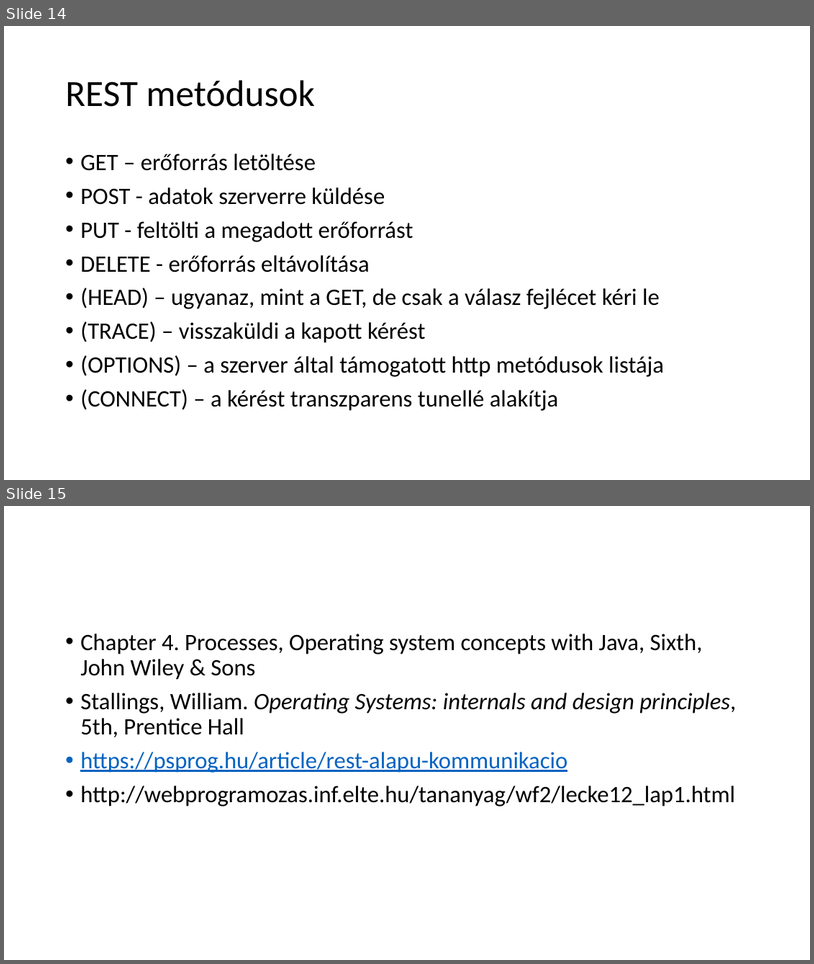
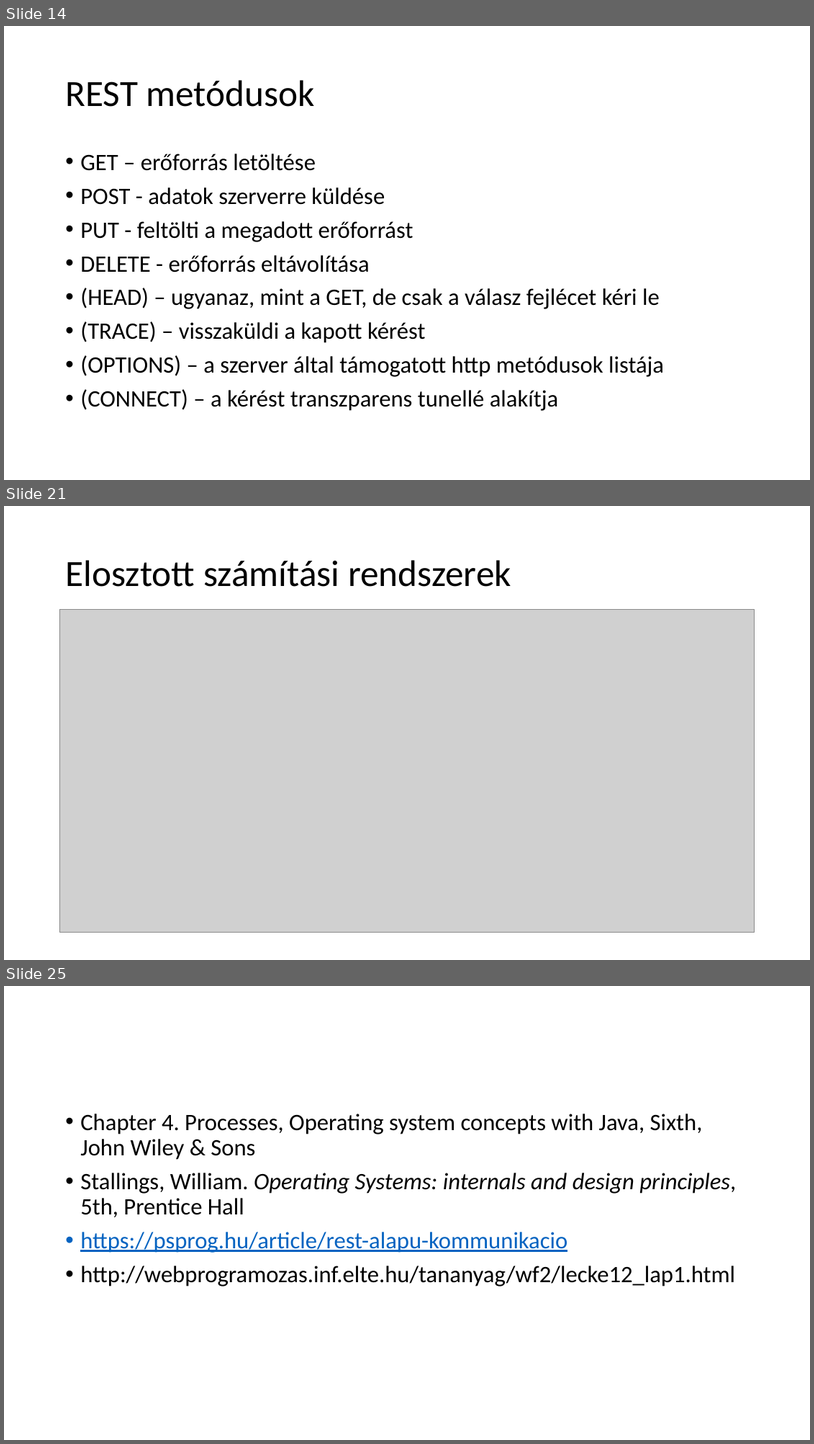
Before and after one commit to krsjakb/osztott-rendszerek-parhuzamos-programozas, a slide deck: Osztott rendszerek, párhuzamos programozás.pptx. Shown one above the other, each under a label of ours: slides 14 and 15 before the commit, slides 14, 21 and 25 after it; the slides between them are not shown. The pictures are 814x964 and 814x1444 pixels, drawn with LibreOffice and Linux fonts; fonts in the diff are those of the drawing; grey boxes stand for pictures. Boxes give left, top, right and bottom in pixels: in the first picture for what was removed or moved away, otherwise in the second. Text is boxed around its words. In the diff, an @@ line names an element or a change of style, - is before the commit and + after.

```diff
--- a/Osztott rendszerek, párhuzamos programozás.pptx
+++ b/Osztott rendszerek, párhuzamos programozás.pptx
@@ slide 21 added at [4, 506, 810, 960], background #FFFFFF @@
@@ title added at [65, 560, 512, 587], 44 pt, text #000000 @@
+Elosztott számítási rendszerek
@@ picture added at [59, 610, 756, 932] @@
@@ what was slide 15 is now slide 25 @@
```
Also in this commit, not shown: 9 other slides added.
